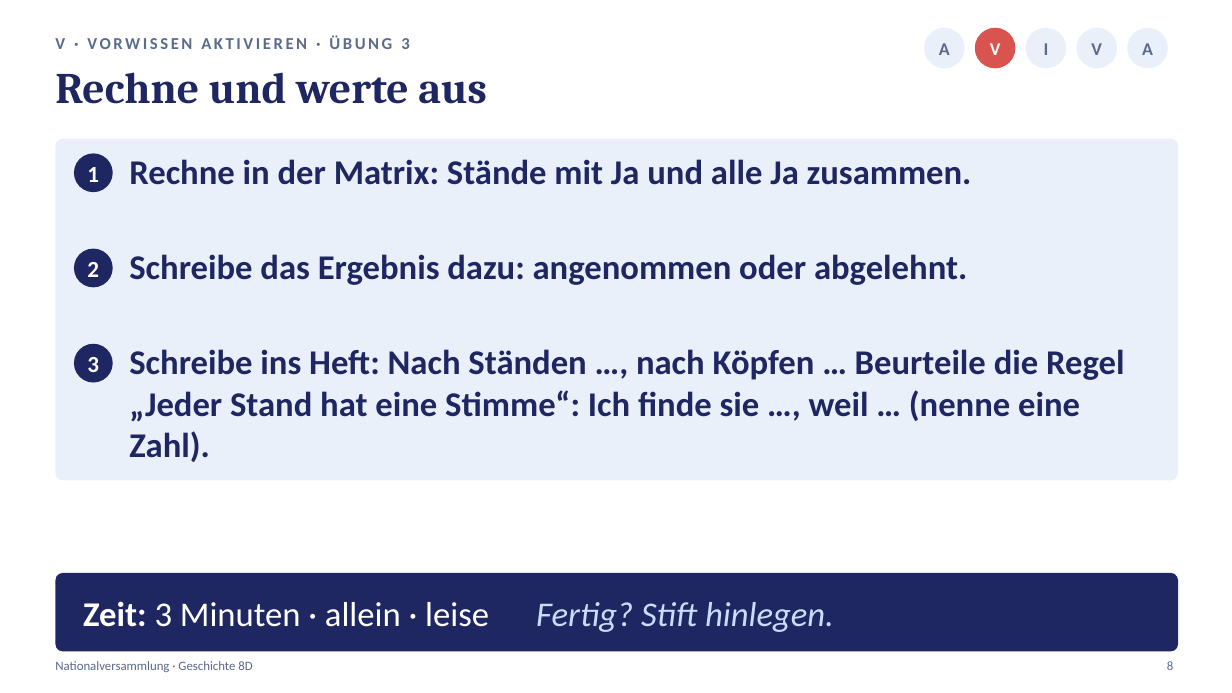
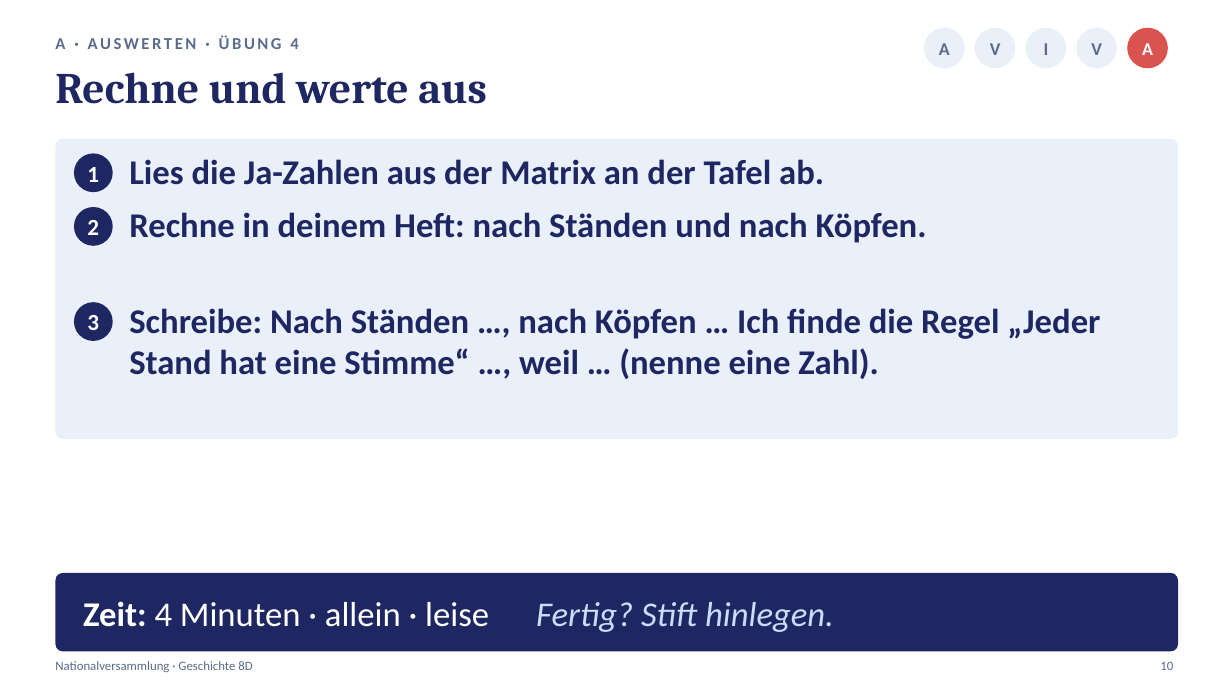
Before and after one commit to golzkonstantin-gif/Schule, a slide deck: slide 10 of Geschichte_8D/Stunde2_Nationalversammlung/Praesentation_Stunde2_Nationalversammlung_8D.pptx (slide 8 before the commit). Drawn at 1232x693 pixels with LibreOffice and Linux fonts; fonts in the diff are those of the drawing. Boxes give left, top, right and bottom in pixels: in the first picture for what was removed or moved away, otherwise in the second. Text is boxed around its words. In the diff, an @@ line names an element or a change of style, - is before the commit and + after.

```diff
--- a/Geschichte_8D/Stunde2_Nationalversammlung/Praesentation_Stunde2_Nationalversammlung_8D.pptx
+++ b/Geschichte_8D/Stunde2_Nationalversammlung/Praesentation_Stunde2_Nationalversammlung_8D.pptx
@@ text "V" at (990, 43, 1001, 55): text colour #FFFFFF to #5B6B8C @@
@@ ellipse at (975, 28, 1016, 68): fill #D9534F to #EAF0FA @@
@@ text "A" at (1142, 43, 1153, 55): text colour #5B6B8C to #FFFFFF @@
@@ ellipse at (1128, 28, 1168, 68): fill #EAF0FA to #D9534F @@
@@ text at (55, 35, 298, 49): text changed @@
-V · VORWISSEN AKTIVIEREN · ÜBUNG 3
+A · AUSWERTEN · ÜBUNG 4
@@ rounded rectangle: place and size @@
-rounded rectangle at (55, 139, 1178, 481)
+rounded rectangle at (55, 139, 1178, 439)
@@ rounded rectangle at (55, 139, 1178, 439): proportions changed @@
@@ text at (129, 159, 824, 185): text changed @@
-Rechne in der Matrix: Stände mit Ja und alle Ja zusammen.
+Lies die Ja-Zahlen aus der Matrix an der Tafel ab.
@@ text at (129, 212, 927, 243): text changed @@
-Schreibe das Ergebnis dazu: angenommen oder abgelehnt.
+Rechne in deinem Heft: nach Ständen und nach Köpfen.
@@ 2 texts, 2 ellipses: place and size @@
-2 texts, 2 ellipses at (74, 249, 113, 383)
+2 texts, 2 ellipses at (74, 207, 113, 341)
@@ text at (129, 308, 1100, 379): text changed @@
-Schreibe ins Heft: Nach Ständen …, nach Köpfen … Beurteile die Regel „Jeder Stand hat eine Stimme“: Ich finde sie …, weil … (nenne eine Zahl).
+Schreibe: Nach Ständen …, nach Köpfen … Ich finde die Regel „Jeder Stand hat eine Stimme“ …, weil … (nenne eine Zahl).
@@ text at (83, 601, 834, 632): text changed @@
-Zeit: 3 Minuten · allein · leise Fertig? Stift hinlegen.
+Zeit: 4 Minuten · allein · leise Fertig? Stift hinlegen.
@@ text at (1160, 662, 1173, 670): text changed @@
-8
+10
```
Also in this commit, not shown: 11 other slides changed, 1 slide removed, 18 other files.
